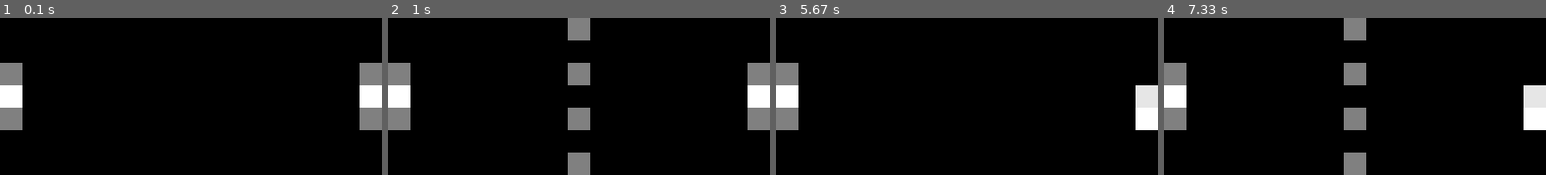
Above: before the commit, frames 1-4 (left to right).
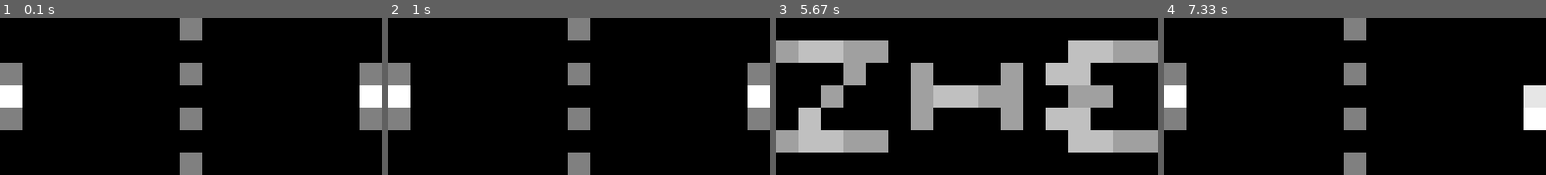
Above: after the commit, the same moments.

Repository: gbenson/pico-devkit
Game: pygame game, started from src/target/pong.py
Same seed, same stepped clock (60 frames per second), same inputs: the game is played once before the commit and once after it.
Inputs:
- Up to frame 1 (0.1 s): no input
- Up to frame 2 (1 s): tap L at 0.83 s
- Up to frame 3 (5.67 s): tap Y at 1.67 s; tap A at 3 s; tap B at 4.33 s
- Up to frame 4 (7.33 s): tap X at 7.17 s

The runs differ from the first frame. In frame 1, 3.4% of the frame differs, in the area x 47-53%, y 0-100%; in frame 2, nothing differs; in frame 3, 34%, in the area x 0-100%, y 14-86%; in frame 4, nothing differs.

Commit message:
Score animation

Diff:
--- /dev/null
+++ b/resources/pong/win.py
@@ -0,0 +1,24 @@
+from os.path import splitext
+from PIL import Image
+
+
+def main():
+    src = Image.open(splitext(__file__)[0] + ".png")
+    src = src.crop((16, 0, 23, src.height))
+    src = src.transpose(method=Image.Transpose.ROTATE_90)
+    src = src.convert("1")
+    src.save("check.png")
+
+    w, h = src.size
+    dst = bytearray()
+    for x in range(w):
+        column = 0
+        for y in range(h):
+            if src.getpixel((x, y)):
+                column |= (1 << y)
+        dst.append(column)
+    print(bytes(dst))
+
+
+if __name__ == "__main__":
+    main()
--- a/src/target/engine.py
+++ b/src/target/engine.py
@@ -82,6 +82,11 @@
 class Display:
     def __init__(self, provider, gamma=1):
         self.gamma = gamma
+
+        self.width = provider.get_width()
+        self.height = provider.get_height()
+        self.size = self.width, self.height
+
         self._set_pixel = provider.set_pixel
         self.clear = provider.clear
         self.show = provider.show
--- a/src/target/pong.py
+++ b/src/target/pong.py
@@ -8,12 +8,15 @@
 INSERT_COIN = object()
 COUNTDOWN = object()
 RUNNING = object()
+PLAYER_SCORED = object()
 
 ANY_BUTTON_DOWN = object()
 ALL_BUTTONS_UP = object()
 
 
 class Game(FPSRunner):
+    DEBOUNCE = 0.5
+
     def __init__(self, scroll=None, **kwargs):
         super().__init__(**kwargs)
 
@@ -32,20 +35,41 @@
     def reset(self):
         self.state = INSERT_COIN
         self.draw_ball = False
+        self.draw_field = True
+        self.draw_players = True
+        self.animation = None
+        self.wait_for_button_press()
+
+    def congratulate(self, player):
+        self.state = PLAYER_SCORED
+        self.draw_ball = False
         self.draw_field = False
+        self.draw_players = False
+        self.animation = ScoreAnimation(not bool(player.x))
         self.wait_for_button_press()
 
     def wait_for_button_press(self):
         self._awaiting_interaction = ANY_BUTTON_DOWN
+        self._debounce = self.DEBOUNCE
         self._draw()
 
     def tick(self, delta_t):
         self._update(delta_t)
-        if self._awaiting_interaction:
+        if self.state is INSERT_COIN:
             return
         self._draw()
 
     def _update(self, delta_t):
+        if self.animation:
+            self.animation.update(delta_t)
+
+        if self._awaiting_interaction and (debounce := self._debounce):
+            debounce -= delta_t
+            if debounce > 0:
+                self._debounce = debounce
+                return
+            self._debounce = None
+
         if self._awaiting_interaction is ANY_BUTTON_DOWN:
             if not any(b.is_pressed() for b in self.buttons):
                 return
@@ -56,7 +80,9 @@
             if any(b.is_pressed() for b in self.buttons):
                 return
             self._awaiting_interaction = None
+            self.animation = None
             self.draw_field = True
+            self.draw_players = True
             self.countdown = 2
             self.state = COUNTDOWN
             return
@@ -76,19 +102,21 @@
         ball = self.ball
         ball.update(delta_t, self.players)
         if ball.x + ball.radius < 0:
-            print("player[1] wins!")
-            self.reset()
+            self.congratulate(self.players[1])
         elif ball.x - ball.radius > 16:
-            print("player[0] wins!")
-            self.reset()
+            self.congratulate(self.players[0])
 
     def _draw(self):
         d = self.display
         set_pixel = d.set_pixel
         d.clear()
         try:
-            for p in self.players:
-                p.draw(set_pixel)
+            if self.animation:
+                self.animation.draw(d)
+
+            if self.draw_players:
+                for p in self.players:
+                    p.draw(set_pixel)
             if self.draw_ball:
                 self.ball.draw(set_pixel)
             if self.draw_field:
@@ -176,6 +204,13 @@
 
         dt = delta_t
         while dt > 0:
+            # always be moving towards a player
+            chk_vx = abs(self.vx)
+            if chk_vx < 0.05:
+                self.vx = random.uniform(-1, 1)
+            elif chk_vx < 0.1:
+                self.vx *= 1.1
+
             dx = self.vx * dt
             dy = self.vy * dt
 
@@ -216,6 +251,8 @@
                     self.vx *= -1
                     self.spin -= player.vy
                     self._english()
+                    if self.vx < 0:
+                        self.vx *= -1  # move AWAY from the player!
                     dt = excess_dt
                     continue
 
@@ -231,6 +268,8 @@
                     self.vx *= -1
                     self.spin += player.vy
                     self._english()
+                    if self.vx > 0:
+                        self.vx *= -1  # move AWAY from the player!
                     dt = excess_dt
                     continue
 
@@ -292,6 +331,47 @@
                 set_pixel(x, y, v * 255)
 
 
+class ScoreAnimation:
+    BITMAP = b'""*>\x14\x00\x1c\x08\x08\x08\x1c\x00"2*&"'
+
+    def __init__(self, rotate_180=False):
+        self.rotate_180 = rotate_180
+        self.offsets = (0, 1, 2)
+        self.period = 0.09
+        self.time = 0
+        self.update(0)
+
+    def update(self, delta_t):
+        time = self.time + delta_t
+        self.time = time
+        nperiods = int(time / self.period)
+        offsets = self.offsets
+        self.offset = offsets[nperiods % len(offsets)]
+
+    def draw(self, display):
+        width, height = display.size
+
+        if (rotate := self.rotate_180):
+            yrange = range(height - 1, -1, -1)
+        else:
+            yrange = range(height)
+
+        offset = self.offset
+        set_pixel = display.set_pixel
+        for x, bits in enumerate(self.BITMAP):
+            bx = width - x + offset
+            if rotate:
+                x = width - 1 - x
+            mask = 1
+            for y in yrange:
+                bit_set = bits & mask
+                mask <<= 1
+                if not bit_set:
+                    continue
+                v = 192 if ((bx - abs(y - 3)) & 2) else 160
+                set_pixel(x, y, v)
+
+
 def main(*args, **kwargs):
     Game(*args, **kwargs).run()
 
--- a/tests/devkit/pygame/picoscroll/test_e2e_pong.py
+++ b/tests/devkit/pygame/picoscroll/test_e2e_pong.py
@@ -11,7 +11,7 @@
 
 from pygame import K_a, K_b, K_x, K_y, K_s, KEYUP, KEYDOWN
 
-from target.pong import main
+from target.pong import Game, main
 
 logger = logging.getLogger(__name__)
 d = logger.info
@@ -19,7 +19,7 @@
 
 # Tests
 
-def test_pong_e2e(pygame: Mock) -> None:
+def test_pong_e2e(pygame: Mock, monkeypatch: pytest.MonkeyPatch) -> None:
     key_sequence = cycle(
         NonCallableMock(type=type, key=key)
         for key, type in product(
@@ -43,6 +43,7 @@
 
     assert len(pygame.mock_calls) == 0  # sanity
 
+    monkeypatch.setattr(Game, "DEBOUNCE", 0)
     try:
         start_time = time()
         with pytest.raises(DeadlineExceeded):
--- a/tests/pong/test_ball.py
+++ b/tests/pong/test_ball.py
@@ -75,7 +75,7 @@
 
     game = Game()
     picoscroll_cls.assert_called_once_with()
-    paddle_pixels = 6  # 3 for each paddle
+    paddle_pixels = 10  # 3 for each paddle + 4 for field
     assert pixels_set == paddle_pixels
 
     game.draw_ball = True
Binary file added: resources/pong/play.png
Binary file added: resources/pong/win.png
